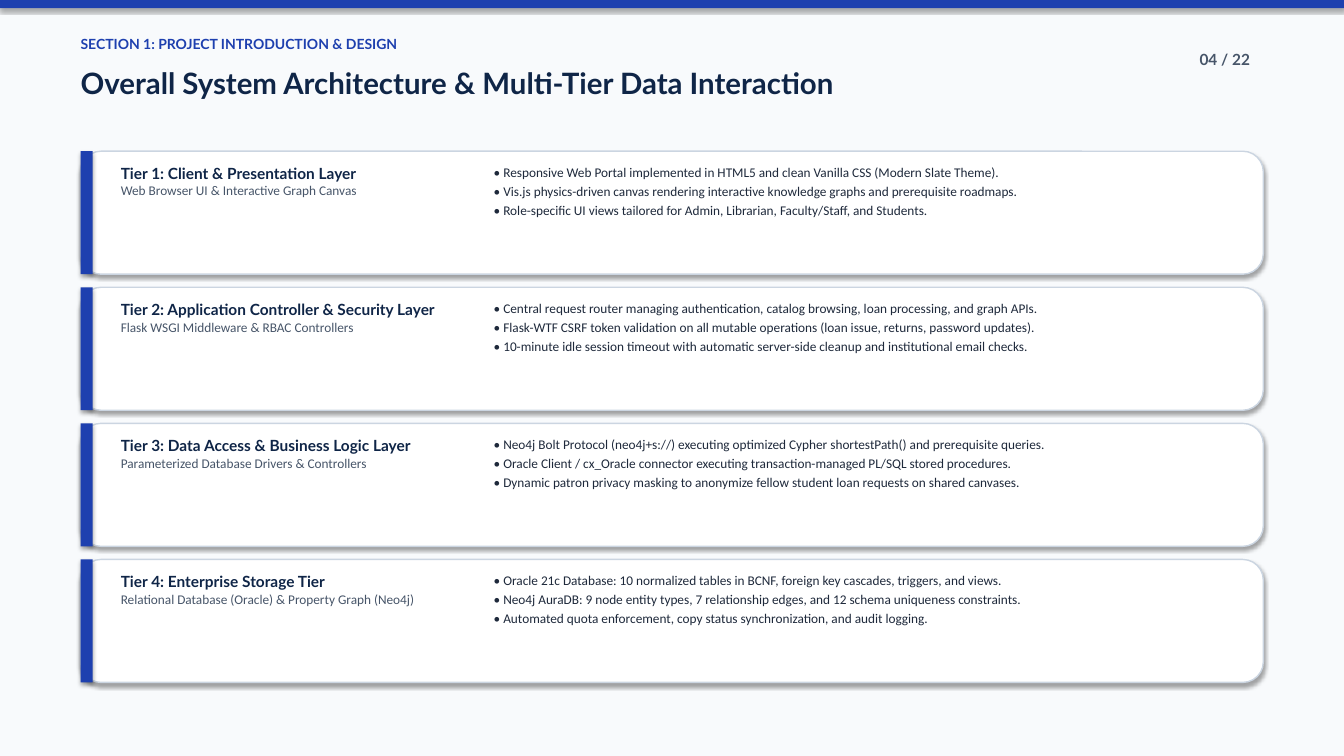
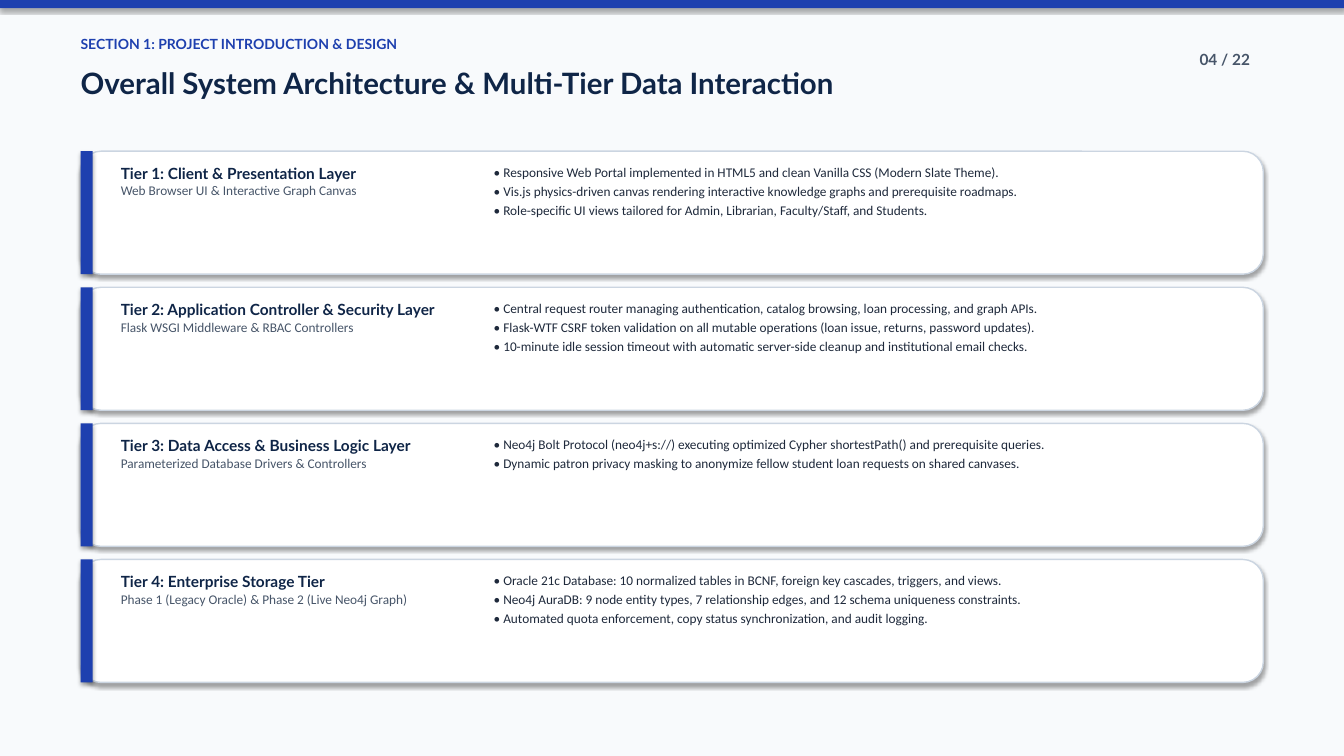
Before and after one commit to Karthi16-png/LIBRARAY-MANAGEMENT-SYSTEM, a slide deck: slide 4 of VITCC_Library_Management_System_Presentation.pptx. Drawn at 1344x756 pixels with LibreOffice and Linux fonts; fonts in the diff are those of the drawing. Boxes give left, top, right and bottom in pixels: in the first picture for what was removed or moved away, otherwise in the second. Text is boxed around its words. In the diff, an @@ line names an element or a change of style, - is before the commit and + after.

Commit message:
fix(presentation): align narrative to Phase 1 vs Phase 2 migration and update fine calculation to Rs 10/day

```diff
--- a/VITCC_Library_Management_System_Presentation.pptx
+++ b/VITCC_Library_Management_System_Presentation.pptx
@@ text at [503,458,1011,471]: paragraph removed @@
-• Oracle Client / cx_Oracle connector executing transaction-managed PL/SQL stored procedures.
@@ text at [121,594,407,607]: text changed @@
-Relational Database (Oracle) & Property Graph (Neo4j)
+Phase 1 (Legacy Oracle) & Phase 2 (Live Neo4j Graph)
```
Also in this commit, not shown: 4 other slides changed, 2 other files.
